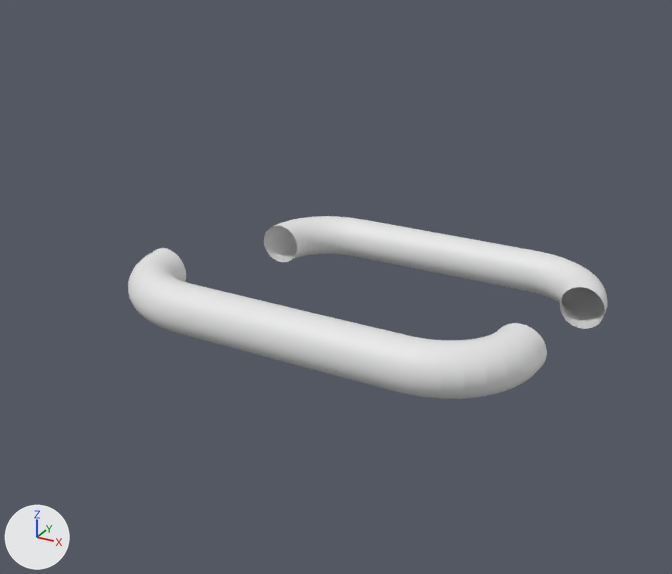
The Blender file NEWPC.blend, before and after one commit.
Rendered twice from a camera (50 mm lens) standing at (1.48, -3.62, 1.7) and looking at (-0.06, -0.82, 0.3). The lights are fixed; the arrows at lower left show +X, +Y and +Z.

Before the edit, the objects in view are built like this:
```python
me_beziercurve = bpy.data.meshes.new('BezierCurve')
me_beziercurve.from_pydata(...)  # 1360 vertices, 1292 faces; spans x -0.8..0.8, y -0.18..0.18, z -0.1..0.1
me_beziercurve_001 = bpy.data.meshes.new('BezierCurve.001')
me_beziercurve_001.from_pydata(...)  # 1360 vertices, 1292 faces; spans x -0.8..0.8, y -0.18..0.18, z -0.1..0.1
ob_bottom_left_arm = bpy.data.objects.new('bottom left arm', me_beziercurve_001)
ob_bottom_left_arm.location = (0.0, 0.0, 0.127)
ob_bottom_right_arm = bpy.data.objects.new('bottom right arm', me_beziercurve)
ob_bottom_right_arm.location = (0.0, -1.17, 0.307)
ob_bottom_right_arm.rotation_euler = (-3.147, 0.0, 0.0)  # degrees (-180, 0, 0)
```
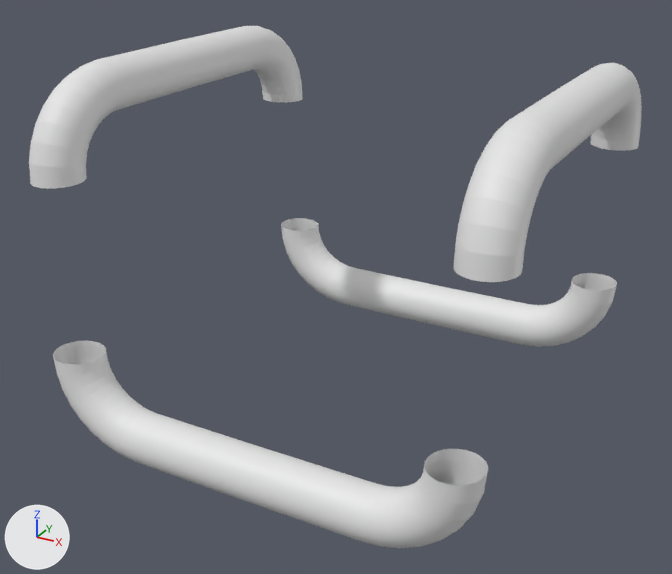
Pixel boxes (x1, y1, x2, y2) of what changed, in the pictures (672 x 574 px):
'bottom right arm', moved, turned: before (128, 248, 547, 399); after (53, 341, 488, 548)
'bottom left arm', moved, turned: before (264, 216, 607, 329); after (281, 218, 617, 347)
'bottom left arm.001', added: after (454, 63, 642, 282)
'bottom left arm.002', added: after (29, 26, 303, 189)

Diff of the bpy script that builds the scene:
```diff
--- a/NEWPC.blend.py
+++ b/NEWPC.blend.py
@@ ob_bottom_right_arm @@
 ob_bottom_right_arm = bpy.data.objects.new('bottom right arm', me_beziercurve)
-ob_bottom_right_arm.location = (0.0, -1.17, 0.307)
-ob_bottom_right_arm.rotation_euler = (-3.147, 0.0, 0.0)  # degrees (-180, 0, 0)
+ob_bottom_right_arm.location = (0.0, -1.51, 0.0)
+ob_bottom_right_arm.rotation_euler = (-1.571, 0.0, 0.0)  # degrees (-90, 0, 0)
@@ ob_bottom_left_arm @@
 ob_bottom_left_arm = bpy.data.objects.new('bottom left arm', me_beziercurve_001)
-ob_bottom_left_arm.location = (0.0, 0.0, 0.127)
+ob_bottom_left_arm.location = (0.0, 0.0, 0.0)
+ob_bottom_left_arm.rotation_euler = (-1.571, 0.0, 0.0)  # degrees (-90, 0, 0)
@@ ob_bottom_left_arm_002 @@
+ob_bottom_left_arm_002 = bpy.data.objects.new('bottom left arm.002', me_beziercurve_001.copy())  # the mesh of ob_bottom_left_arm
+ob_bottom_left_arm_002.location = (-0.76, -0.75, 0.96)
+ob_bottom_left_arm_002.rotation_euler = (1.571, 0.0, 1.571)  # degrees (90, 0, 90)
@@ ob_bottom_left_arm_001 @@
+ob_bottom_left_arm_001 = bpy.data.objects.new('bottom left arm.001', me_beziercurve_001.copy())  # the mesh of ob_bottom_left_arm
+ob_bottom_left_arm_001.location = (0.73, -0.72, 0.93)
+ob_bottom_left_arm_001.rotation_euler = (-4.714, 0.0, 1.571)  # degrees (-270, 0, 90)
```
